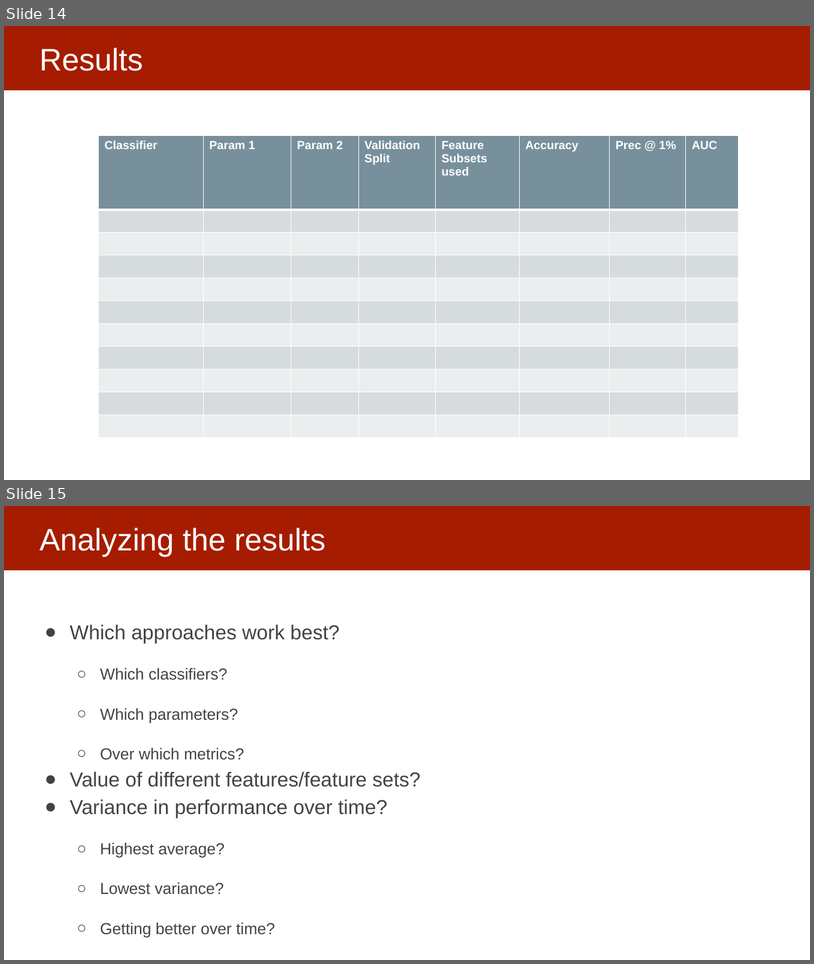
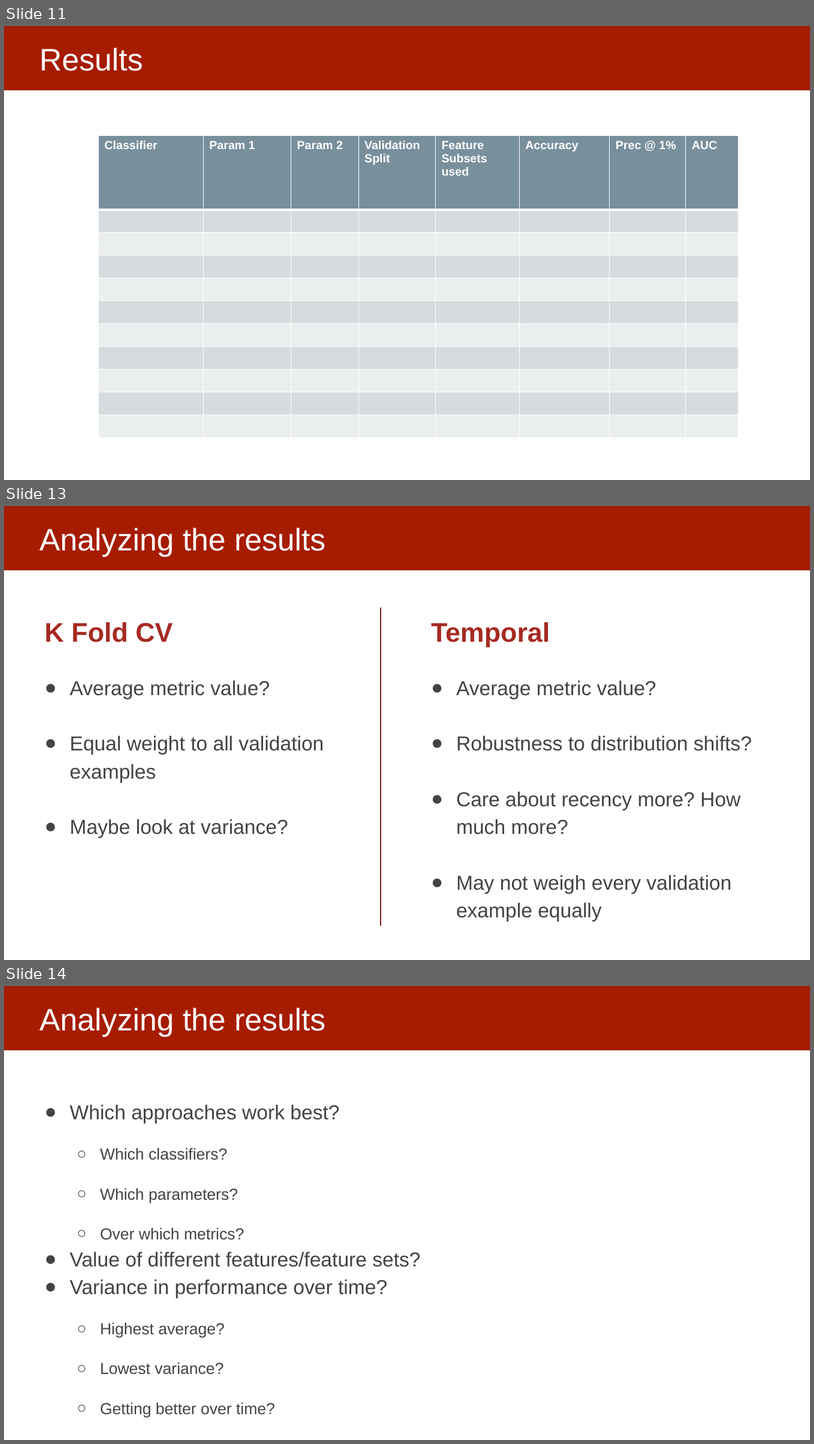
Before and after one commit to dssg/MLinPractice, a slide deck: Lectures/Lecture10-ModelSelection2.pptx. Shown one above the other, each under a label of ours: slides 14 and 15 before the commit, slides 11, 13 and 14 after it; the slides between them are not shown. The pictures are 814x964 and 814x1444 pixels, drawn with LibreOffice and Linux fonts; fonts in the diff are those of the drawing. Boxes give left, top, right and bottom in pixels: in the first picture for what was removed or moved away, otherwise in the second. Text is boxed around its words. In the diff, an @@ line names an element or a change of style, - is before the commit and + after.

```diff
--- a/Lectures/Lecture10-ModelSelection2.pptx
+++ b/Lectures/Lecture10-ModelSelection2.pptx
@@ slide 13 added at (4,506,810,960), background #FFFFFF; not listed: 1 template element that a slide beside it also shows @@
@@ title added at (39,528,326,557), 37 pt, text #FFFFFF @@
+Analyzing the results
@@ line added from (381, 607) to (381, 925), #811E17 1.5 pt @@
@@ text added at (45,622,324,838), 24 pt, text #434343 @@
+K Fold CV
+● Average metric value?
+● Equal weight to all validation examples
+● Maybe look at variance?
@@ text added at (431,622,752,894), 24 pt, text #434343 @@
+Temporal
+● Average metric value?
+● Robustness to distribution shifts?
+● Care about recency more? How much more?
+● May not weigh every validation example equally
@@ what was slide 14 is now slide 11 @@
@@ what was slide 15 is now slide 14 @@
```
Also in this commit, not shown: 4 slides changed, 3 other slides added, 5 slides removed.
